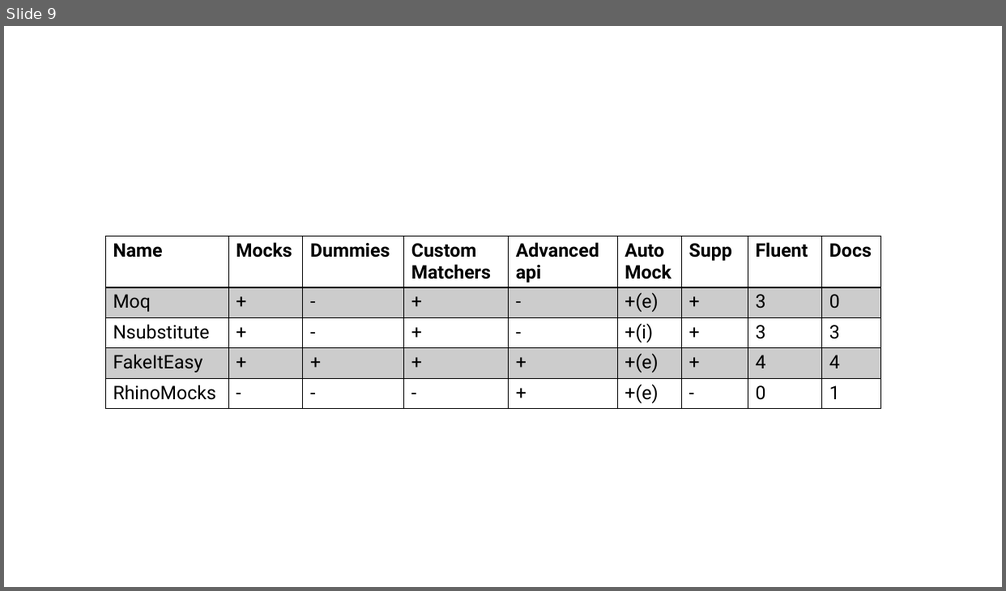
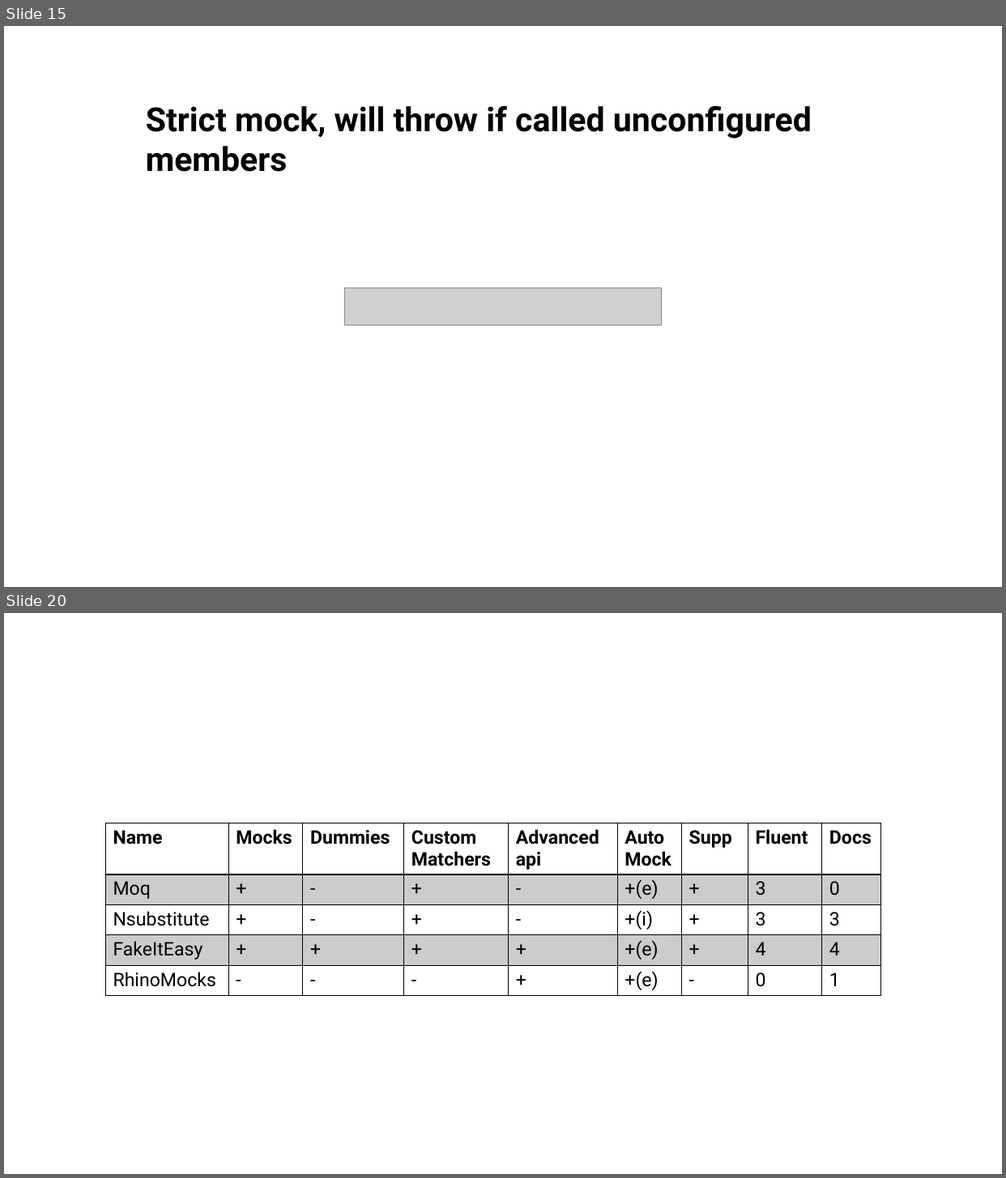
Before and after one commit to Shak-o/C-Examples, a slide deck: Mocking/Mocking.pptx. Shown one above the other, each under a label of ours: slide 9 before the commit, slides 15 and 20 after it; the slides between them are not shown. The pictures are 1006x591 and 1006x1178 pixels, drawn with LibreOffice and Linux fonts; fonts in the diff are those of the drawing; grey boxes stand for pictures. Boxes give left, top, right and bottom in pixels: in the first picture for what was removed or moved away, otherwise in the second. Text is boxed around its words. In the diff, an @@ line names an element or a change of style, - is before the commit and + after.

```diff
--- a/Mocking/Mocking.pptx
+++ b/Mocking/Mocking.pptx
@@ slide 15 added at bbox=[4, 26, 1002, 587], background #FFFFFF @@
@@ title added at bbox=[146, 105, 812, 172], 32 pt, text #000000, bold @@
+Strict mock, will throw if called unconfigured members
@@ picture added at bbox=[345, 288, 662, 326] @@
@@ what was slide 9 is now slide 20 @@
```
Also in this commit, not shown: 8 slides changed, 10 other slides added, 1 other file.
